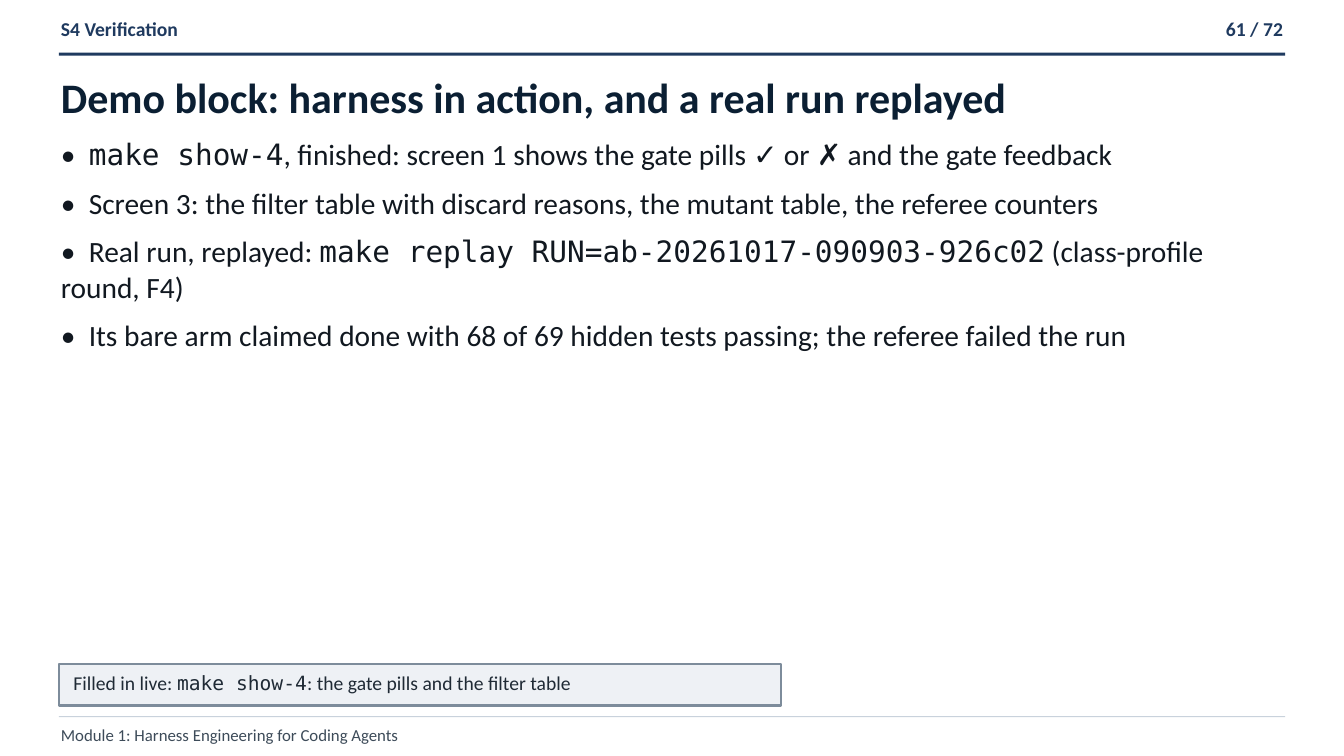
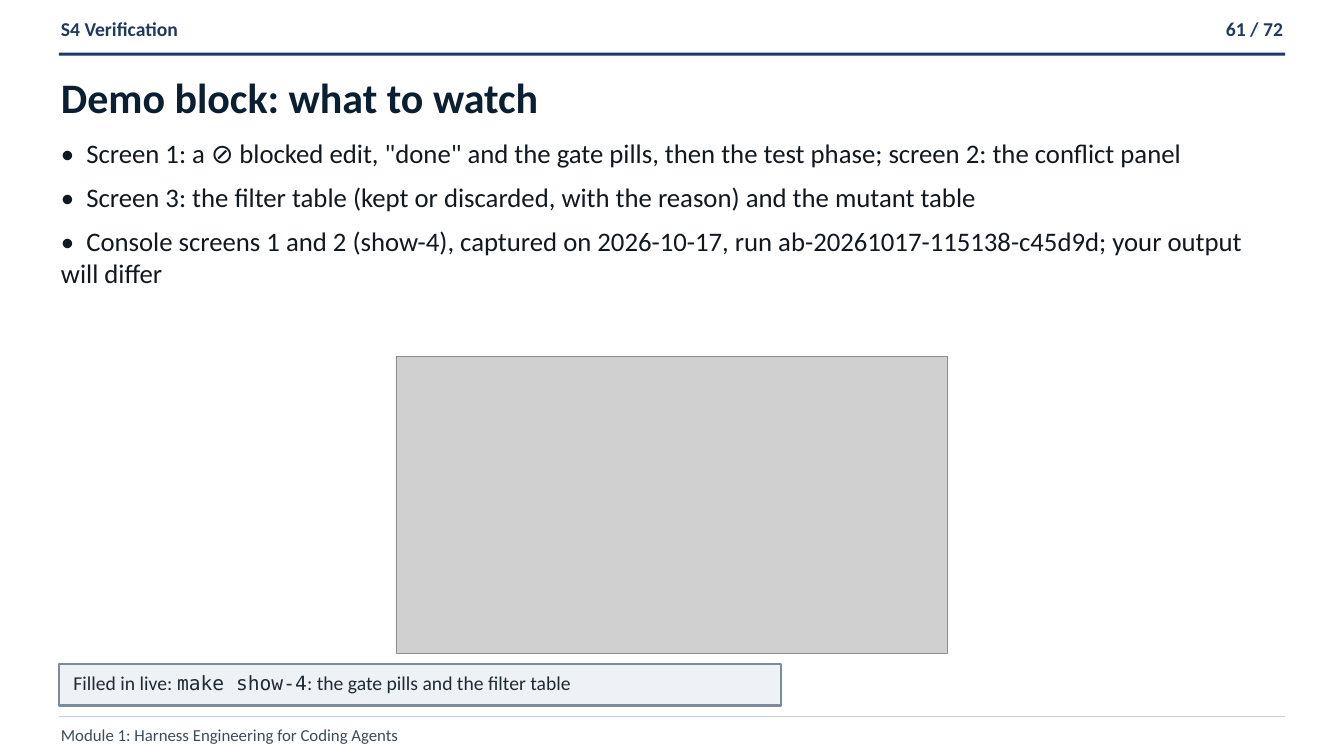
Before and after one commit to ANI-IN/shipharness-dev, a slide deck: slide 61 of slides/deck.pptx. Drawn at 1344x756 pixels with LibreOffice and Linux fonts; fonts in the diff are those of the drawing; grey boxes stand for pictures. Boxes give left, top, right and bottom in pixels: in the first picture for what was removed or moved away, otherwise in the second. Text is boxed around its words. In the diff, an @@ line names an element or a change of style, - is before the commit and + after.

```diff
--- a/slides/deck.pptx
+++ b/slides/deck.pptx
@@ text at <box>61,83,538,114</box>: text changed @@
-Demo block: harness in action, and a real run replayed
+Demo block: what to watch
@@ text at <box>61,144,1242,283</box>: text changed; size 21 to 19.1 pt @@
-• make show-4, finished: screen 1 shows the gate pills ✓ or ✗ and the gate feedback
-• Screen 3: the filter table with discard reasons, the mutant table, the referee counters
-• Real run, replayed: make replay RUN=ab-20261017-090903-926c02 (class-profile round, F4)
-• Its bare arm claimed done with 68 of 69 hidden tests passing; the referee failed the run
+• Screen 1: a ⊘ blocked edit, "done" and the gate pills, then the test phase; screen 2: the conflict panel
+• Screen 3: the filter table (kept or discarded, with the reason) and the mutant table
+• Console screens 1 and 2 (show-4), captured on 2026-10-17, run ab-20261017-115138-c45d9d; your output will differ
@@ picture added at <box>397,357,948,653</box> @@
```
Also in this commit, not shown: 19 other slides changed, 10 other files.
